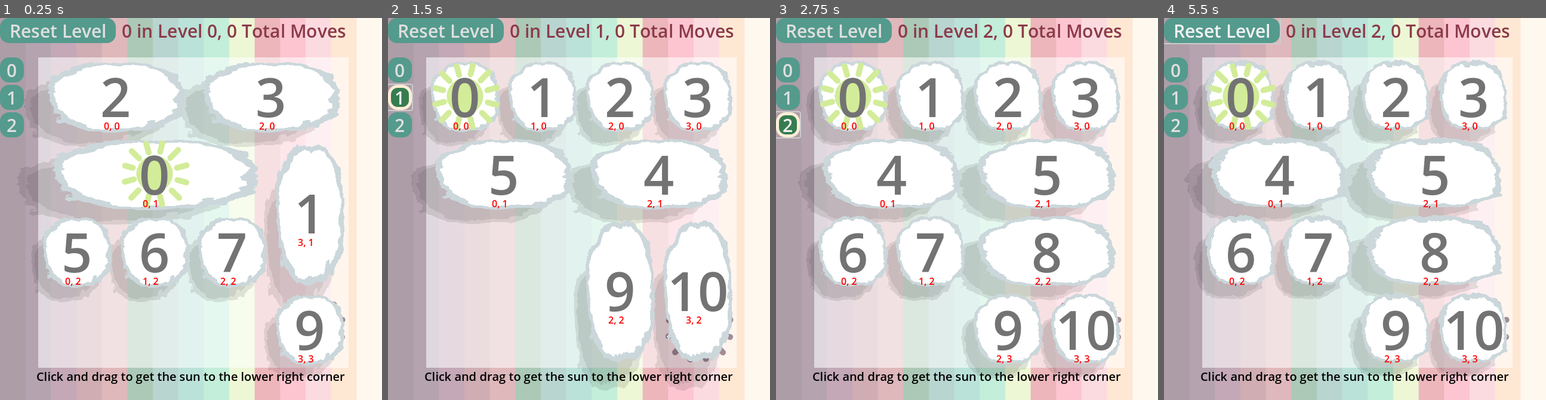
Above: before the commit, frames 1-4 (left to right).
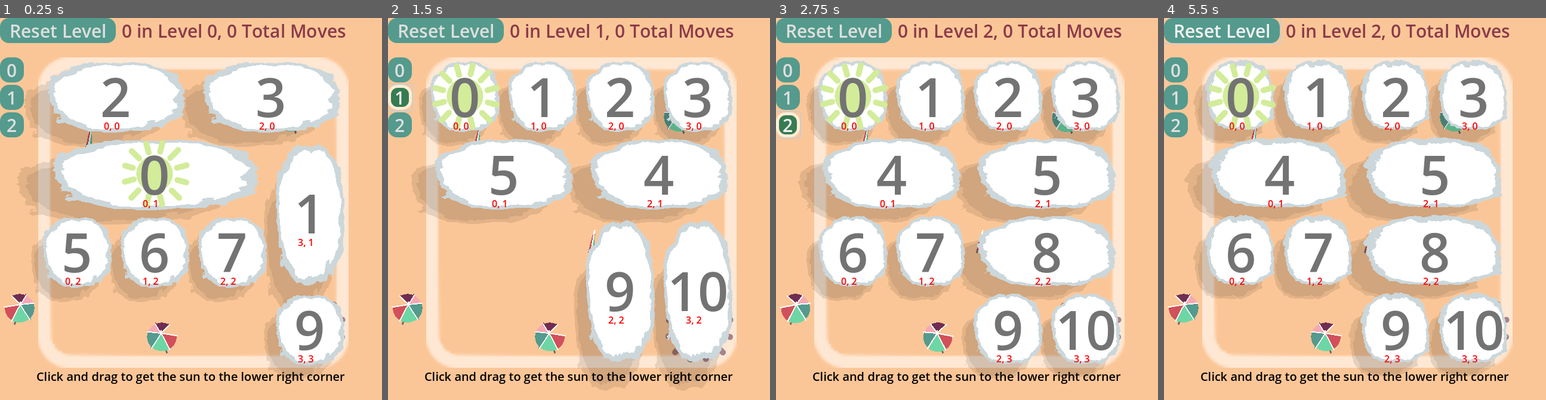
Above: after the commit, the same moments.

Repository: firelighted/comfyjam2026_slidingsun
Game: Godot game, scene res://scenes_scripts/main_2d.tscn
The game is run twice, just before and just after one commit, with the same random seed, the same clock (stepped at 60 frames per second) and the same inputs. The engine's default icon, where the game draws it, is replaced by a stand-in: a white triangle on a blue panel in a dark square.
Inputs (mouse positions are in pixels of both pictures, inside the frame that each line leads up to):
- Up to frame 1 (0.25 s): no input
- Up to frame 2 (1.5 s): click "0" at 0.5 s; click "1" at 1.25 s
- Up to frame 3 (2.75 s): click "2" at 2 s
- Up to frame 4 (5.5 s): click "Reset Level" at 2.75 s; drag from (1240, 94) to (1397, 94) at 3.52 s; drag from (1316, 94) to (1473, 94) at 4.27 s; move the mouse to (1397, 94) at 5.02 s; hold Right (ui_right) from 5.03 s (still down); click (1397, 94) at 5.17 s

The runs differ from the first frame. In frame 1, 59% of the frame differs, in the area x 0-100%, y 0-100%; in frame 2, 61%; in frame 3, 56%; in frame 4, 56%.

Commit message:
readd umbrellas, yellow bkgd. test export settings :

Diff:
--- a/block_manager.gd
+++ b/block_manager.gd
@@ -78,6 +78,11 @@
 		if is_instance_valid(selected_block):
 			selected_block.end_drag()
 
+	#if what == NOTIFICATION_DRAG_END:
+		## Drag data is no longer available and has been disposed already
+		#print("Drag ended. Success: ", get_viewport().gui_is_drag_successful())
+		#if is_instance_valid(selected_block):
+			#selected_block.end_drag()
 ###
 ### RECEIVERS
 ###
@@ -103,6 +108,7 @@
 	block: Block, prev_pos: Vector2, new_pos: Vector2
 ):
 	update_array(prev_pos, new_pos, block.dims, block.block_id)
+	print("receive_block_just_deselected")
 	print(array)
 	check_for_win()
 
--- a/project.godot
+++ b/project.godot
@@ -23,7 +23,13 @@
 
 window/size/viewport_width=640
 window/size/viewport_height=640
+window/size/mode=2
+window/size/resizable=false
 window/stretch/mode="viewport"
+
+[input_devices]
+
+pointing/emulate_touch_from_mouse=true
 
 [layer_names]
 
--- a/scenes_scripts/block.gd
+++ b/scenes_scripts/block.gd
@@ -71,7 +71,7 @@
 	velocity = input_dir * arrow_key_speed
 	want_to_move.emit(block_id, grid_pos, input_dir)
 
-func start_drag():
+func start_drag(is_touch: bool=false):
 	drag_start = get_global_mouse_position()
 	is_dragging = true
 	is_selected = true
@@ -83,7 +83,7 @@
 	just_selected.emit(self, block_id, grid_pos)
 
 
-func end_drag():
+func end_drag(is_touch:bool=false):
 	var prev_pos = grid_pos
 	is_dragging = false
 	is_selected = false
@@ -152,3 +152,35 @@
 				start_drag()
 			else:
 				end_drag()
+	#elif event is InputEventScreenDrag:
+		#if event.get_pressure() < 0.1:
+			#end_drag()
+			#
+	#elif event is InputEventScreenTouch:
+		#if event.is_pressed():
+			#start_drag(true)
+		#else:
+			#end_drag(true)
+		#pass
+	#elif event is InputEventScreenDrag:
+		#if event.is_pressed():
+			#start_drag()
+		#else:
+			#end_drag()
+		##pass
+	#elif event is InputEventMouseMotion:
+		#if event.is_pressed():
+			#start_drag()
+		#else:
+			#end_drag()
+	#else:
+		#print("_on_clickable_input_event")
+		#print(event)
+
+
+func _on_touch_screen_button_pressed() -> void:
+	start_drag(true)
+
+
+func _on_touch_screen_button_released() -> void:
+	end_drag(true)
--- a/scenes_scripts/block.tscn
+++ b/scenes_scripts/block.tscn
@@ -8,7 +8,7 @@
 [ext_resource type="LabelSettings" uid="uid://b4qx5deogc1w8" path="res://theme/DEBUG_labelsetting.tres" id="5_280uh"]
 
 [sub_resource type="RectangleShape2D" id="RectangleShape2D_nichk"]
-size = Vector2(125, 125)
+size = Vector2(120, 120)
 
 [sub_resource type="FastNoiseLite" id="FastNoiseLite_gsa67"]
 frequency = 0.0073
@@ -42,6 +42,9 @@
 [sub_resource type="LabelSettings" id="LabelSettings_g8qok"]
 font_size = 90
 font_color = Color(0.450648, 0.450648, 0.450648, 1)
+
+[sub_resource type="RectangleShape2D" id="RectangleShape2D_la4ts"]
+size = Vector2(130, 130)
 
 [node name="Block" type="CharacterBody2D"]
 light_mask = 0
@@ -85,7 +88,7 @@
 texture = ExtResource("4_kqftf")
 
 [node name="Label" type="Label" parent="."]
-z_index = 100
+z_index = 110
 anchors_preset = 8
 anchor_left = 0.5
 anchor_top = 0.5
@@ -103,7 +106,7 @@
 vertical_alignment = 1
 
 [node name="DEBUG_array_idxs" type="Label" parent="."]
-z_index = 100
+z_index = 110
 offset_left = -20.0
 offset_top = 38.0
 offset_right = 20.0
@@ -111,4 +114,11 @@
 text = "1,2"
 label_settings = ExtResource("5_280uh")
 
+[node name="CanvasLayer" type="CanvasLayer" parent="."]
+
+[node name="TouchScreenButton" type="TouchScreenButton" parent="CanvasLayer"]
+shape = SubResource("RectangleShape2D_la4ts")
+
 [connection signal="input_event" from="Clickable" to="." method="_on_clickable_input_event"]
+[connection signal="pressed" from="CanvasLayer/TouchScreenButton" to="." method="_on_touch_screen_button_pressed"]
+[connection signal="released" from="CanvasLayer/TouchScreenButton" to="." method="_on_touch_screen_button_released"]
--- a/scenes_scripts/main_2d.tscn
+++ b/scenes_scripts/main_2d.tscn
@@ -1,10 +1,11 @@
-[gd_scene load_steps=12 format=3 uid="uid://b68t311mpj4pr"]
+[gd_scene load_steps=13 format=3 uid="uid://b68t311mpj4pr"]
 
 [ext_resource type="Script" path="res://block_manager.gd" id="1_5ua2j"]
-[ext_resource type="PackedScene" path="res://scenes_scripts/ui_bkgd.tscn" id="1_ueq1k"]
+[ext_resource type="PackedScene" uid="uid://be06sc2byqitp" path="res://scenes_scripts/ui_bkgd.tscn" id="1_ueq1k"]
 [ext_resource type="Texture2D" uid="uid://cg14q0lo7puh1" path="res://images/palette.png" id="2_31q7j"]
-[ext_resource type="Texture2D" uid="uid://l6c5b8gwc4ih" path="res://images/tiles/square.png" id="2_bb1j8"]
+[ext_resource type="Texture2D" uid="uid://qixnn3lrl0vn" path="res://images/tiles/squircle_border.png" id="3_oqrwf"]
 [ext_resource type="Texture2D" uid="uid://d3yay1s8jl603" path="res://images/tiles/sun_white.png" id="4_xt6tc"]
+[ext_resource type="PackedScene" uid="uid://bucq7kv38e42" path="res://scenes_scripts/umbrella.tscn" id="5_jqc7k"]
 [ext_resource type="PackedScene" uid="uid://c1nqrhcqdwaqy" path="res://scenes_scripts/block.tscn" id="6_6y1a6"]
 [ext_resource type="Texture2D" uid="uid://cihbuf5w5dxhy" path="res://icon.svg" id="7_8hjc0"]
 [ext_resource type="PackedScene" uid="uid://ulc42eij556j" path="res://scenes_scripts/ui_foreground.tscn" id="8_fc2fl"]
@@ -38,7 +39,7 @@
 self_modulate = Color(1, 1, 1, 0.572549)
 position = Vector2(0, 1.43051e-06)
 scale = Vector2(4, 4)
-texture = ExtResource("2_bb1j8")
+texture = ExtResource("3_oqrwf")
 offset = Vector2(65, 65.0249)
 
 [node name="SunGoalPosition" type="Sprite2D" parent="Main2D/valid_tile_area_bkgd"]
@@ -47,6 +48,23 @@
 scale = Vector2(0.25, 0.25)
 texture = ExtResource("4_xt6tc")
 centered = false
+
+[node name="UmbrellaParent" type="Node2D" parent="Main2D"]
+
+[node name="Umbrella" parent="Main2D/UmbrellaParent" instance=ExtResource("5_jqc7k")]
+position = Vector2(-32, 422)
+
+[node name="Umbrella2" parent="Main2D/UmbrellaParent" instance=ExtResource("5_jqc7k")]
+position = Vector2(208, 470)
+
+[node name="Umbrella3" parent="Main2D/UmbrellaParent" instance=ExtResource("5_jqc7k")]
+position = Vector2(424, 102)
+
+[node name="Umbrella4" parent="Main2D/UmbrellaParent" instance=ExtResource("5_jqc7k")]
+position = Vector2(88, 126)
+
+[node name="Umbrella5" parent="Main2D/UmbrellaParent" instance=ExtResource("5_jqc7k")]
+position = Vector2(280, 302)
 
 [node name="BlockParent" type="Node2D" parent="Main2D"]
 
@@ -100,6 +118,7 @@
 default_color = Color(1, 0, 0, 1)
 
 [node name="UI_foreground" parent="." instance=ExtResource("8_fc2fl")]
+z_index = 500
 
 [connection signal="timeout" from="Main2D/InitialLoadTimer" to="Main2D" method="_on_initial_load_timer_timeout"]
 
--- a/scenes_scripts/ui_bkgd.tscn
+++ b/scenes_scripts/ui_bkgd.tscn
@@ -30,7 +30,7 @@
 texture = ExtResource("2_4wewn")
 
 [node name="midground" type="TextureRect" parent="."]
-self_modulate = Color(1, 1, 1, 0.584314)
+self_modulate = Color(0.984314, 0.776471, 0.592157, 1)
 layout_mode = 1
 anchors_preset = 15
 anchor_right = 1.0
--- a/scenes_scripts/umbrella.gd
+++ b/scenes_scripts/umbrella.gd
@@ -33,4 +33,12 @@
 
 
 func _on_button_pressed() -> void:
+	pass #change_state(!is_open)
+
+
+func _on_touch_screen_button_pressed() -> void:
 	change_state(!is_open)
+
+
+func _on_touch_screen_button_released() -> void:
+	pass
--- a/scenes_scripts/umbrella.tscn
+++ b/scenes_scripts/umbrella.tscn
@@ -97,6 +97,9 @@
 
 [sub_resource type="StyleBoxEmpty" id="StyleBoxEmpty_qsbmj"]
 
+[sub_resource type="CircleShape2D" id="CircleShape2D_kwjdf"]
+radius = 50.0
+
 [node name="Umbrella" type="Node2D"]
 script = ExtResource("1_bg5tw")
 
@@ -129,4 +132,10 @@
 theme_override_styles/focus = SubResource("StyleBoxEmpty_qsbmj")
 flat = true
 
+[node name="TouchScreenButton" type="TouchScreenButton" parent="."]
+visible = false
+shape = SubResource("CircleShape2D_kwjdf")
+
 [connection signal="pressed" from="OpenCloseUmbrellaButton" to="." method="_on_button_pressed"]
+[connection signal="pressed" from="TouchScreenButton" to="." method="_on_touch_screen_button_pressed"]
+[connection signal="released" from="TouchScreenButton" to="." method="_on_touch_screen_button_released"]
Not shown, changed: export_presets.cfg
Not shown: 1 places in scenes_scripts/block.tscn that only renumber resources
Not shown: 1 places in scenes_scripts/umbrella.tscn that only renumber resources
